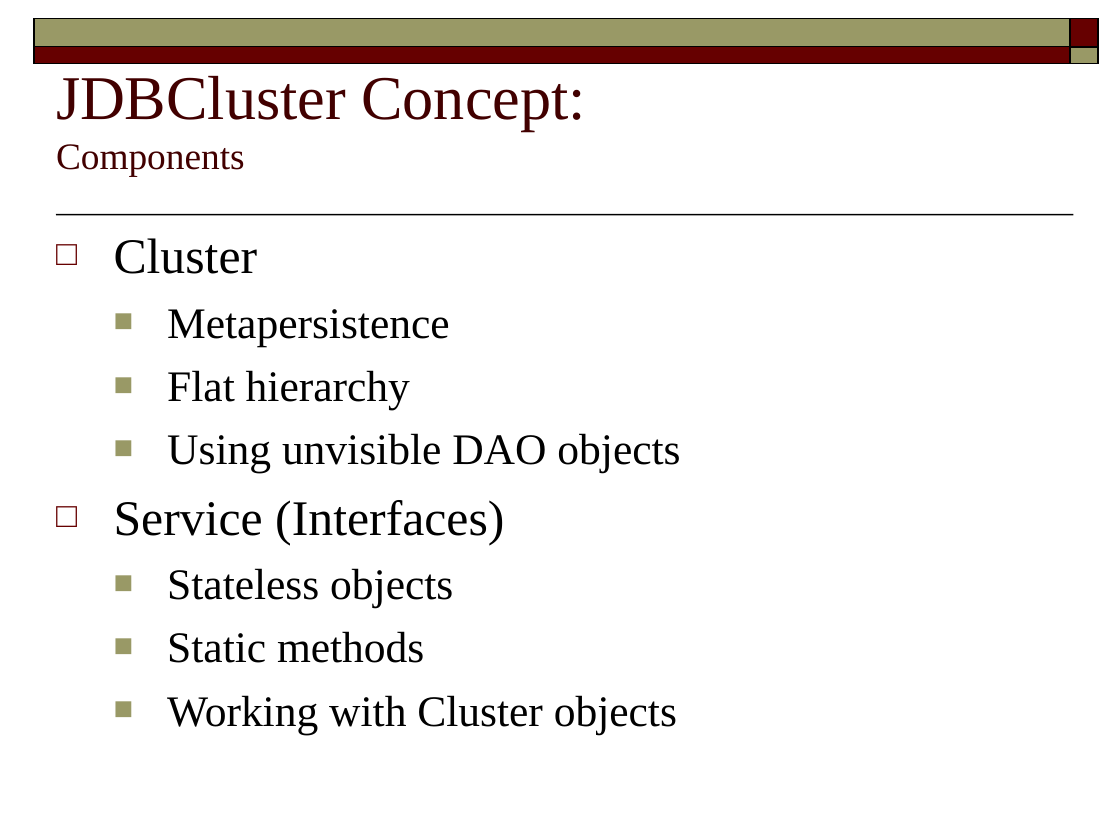
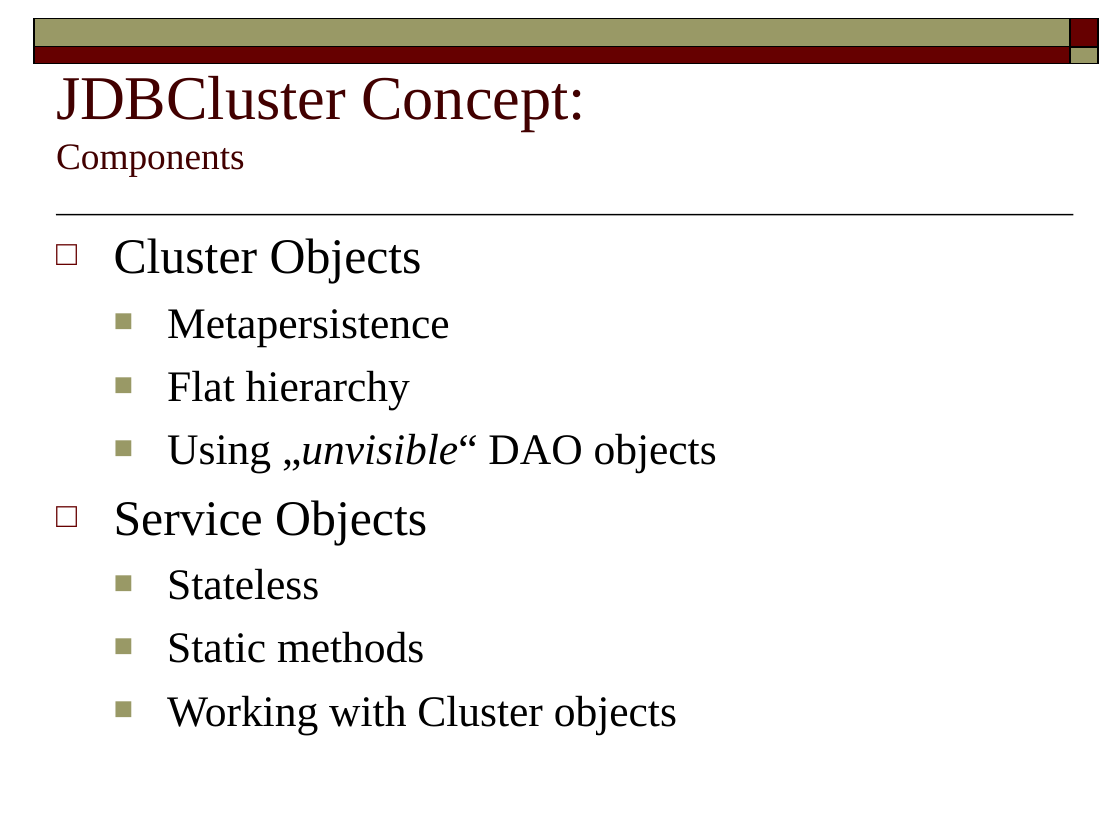
Before and after one commit to FaKod/JDBCluster, a slide deck: slide 4 of JDBCluster/Doc/MetaPersistence.odp. Drawn at 1120x840 pixels with LibreOffice and Linux fonts; fonts in the diff are those of the drawing. Boxes give left, top, right and bottom in pixels: in the first picture for what was removed or moved away, otherwise in the second. Text is boxed around its words. In the diff, an @@ line names an element or a change of style, - is before the commit and + after.

```diff
--- a/JDBCluster/Doc/MetaPersistence.odp
+++ b/JDBCluster/Doc/MetaPersistence.odp
@@ text at (114, 238, 422, 283): text changed @@
-□ Cluster
+□ Cluster Objects
@@ text at (114, 433, 717, 600): text changed @@
-  ■ Using unvisible DAO objects
-□ Service (Interfaces)
-  ■ Stateless objects
+  ■ Using „unvisible“ DAO objects
+□ Service Objects
+  ■ Stateless
```
Also in this commit, not shown: 2 other slides changed, 3 slides added.
